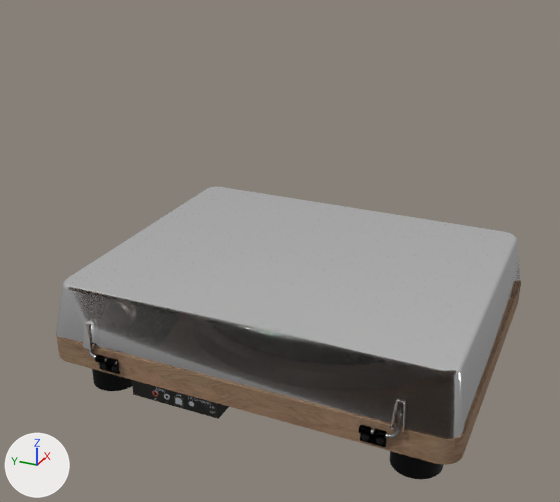
A saved change to the glTF model public/models/RPlayer.glb.
Both versions are drawn from a 50 mm lens placed at (-0.679, -0.278, 0.462), pointed at (-0.041, 0.009, 0.143). The axes (+X, +Y, +Z) are drawn at lower left. The lights are the same throughout. Where no turn or scale is listed for an object, it has been applied to the vertices.

Objects in the first picture: 'Base', 'Components', 'DustCover', 'Fastening', 'Feet'.
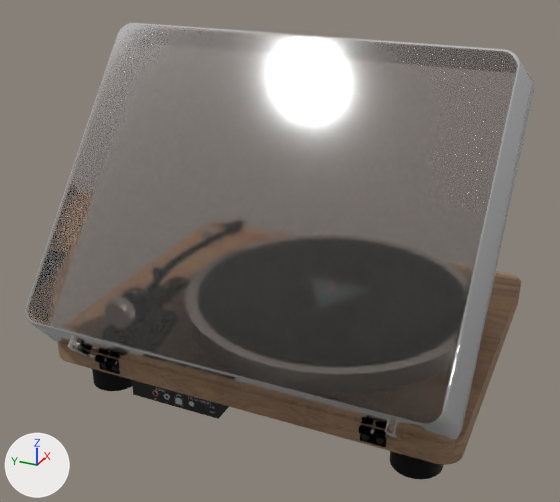
What the commit changed:
Object 'DustCover' (ob_dustcover) turns from (0, 51, 0) to (0, 0, 0) degrees about x, y and z.

Boxes [x1, y1, x2, y2] around the edits, measured in the pictures (560 x 502 px):
'DustCover', turned: before [56, 187, 521, 439]; after [25, 23, 535, 444]
'Fastening.001', turned: before [88, 349, 399, 438]; after [89, 354, 387, 438]
